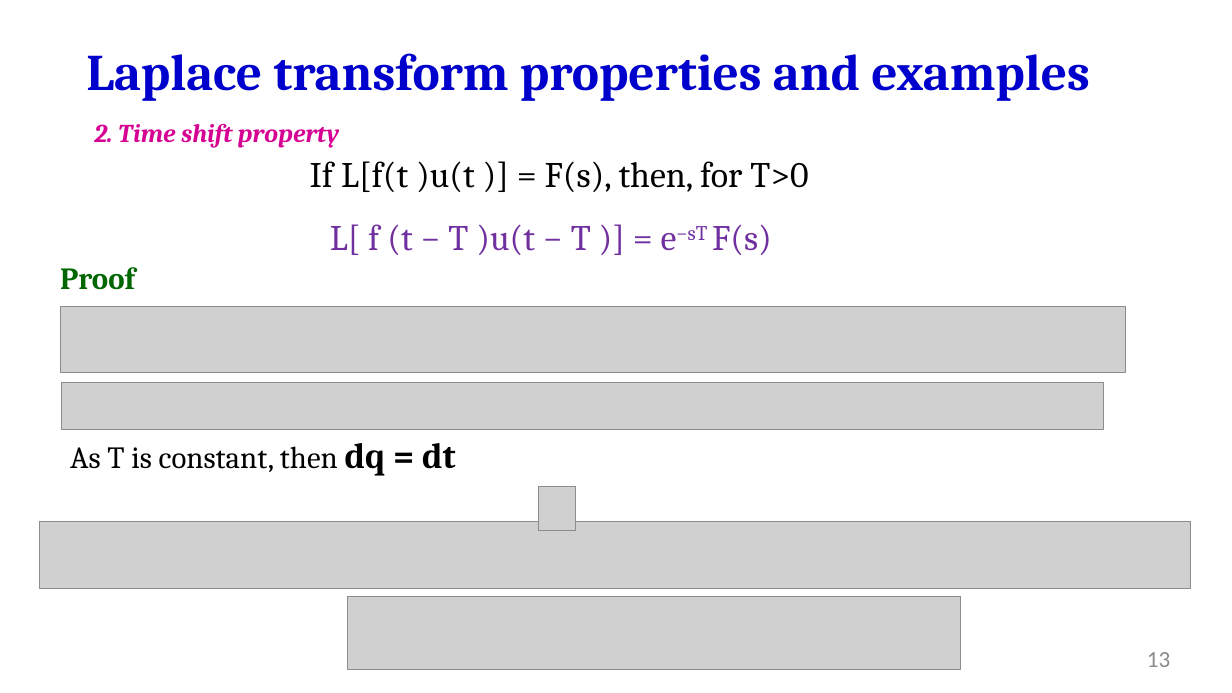
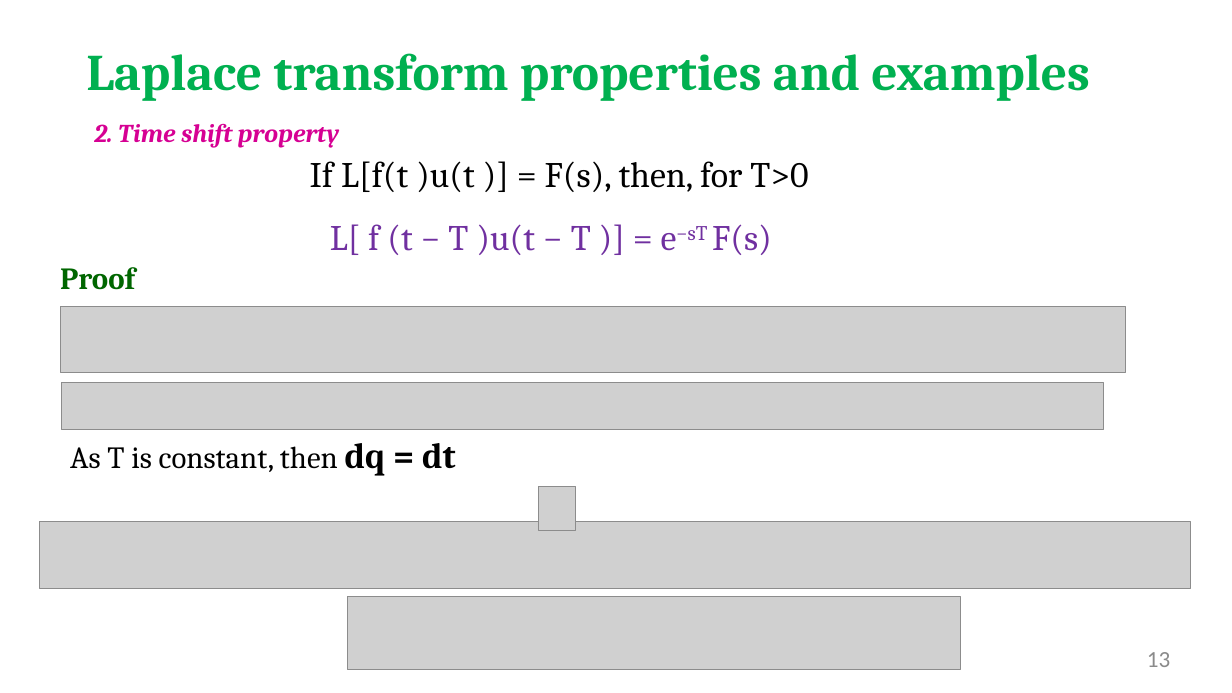
Before and after one commit to salmanrazzaq1993/AUM-WORK, a slide deck: slide 13 of PP WORK/Instructor Version/Week 2/Week 2 lecture 2 LT.pptx. Drawn at 1232x693 pixels with LibreOffice and Linux fonts; fonts in the diff are those of the drawing; grey boxes stand for pictures; background and template pictures are left out. Boxes give left, top, right and bottom in pixels: in the first picture for what was removed or moved away, otherwise in the second. Text is boxed around its words. In the diff, an @@ line names an element or a change of style, - is before the commit and + after.

```diff
--- a/PP WORK/Instructor Version/Week 2/Week 2 lecture 2 LT.pptx
+++ b/PP WORK/Instructor Version/Week 2/Week 2 lecture 2 LT.pptx
@@ text "Laplace transform properties and examples" at (86,53,1090,101): text colour #0000CC to #00B050 @@
```
Also in this commit, not shown: 1 other slide changed.
